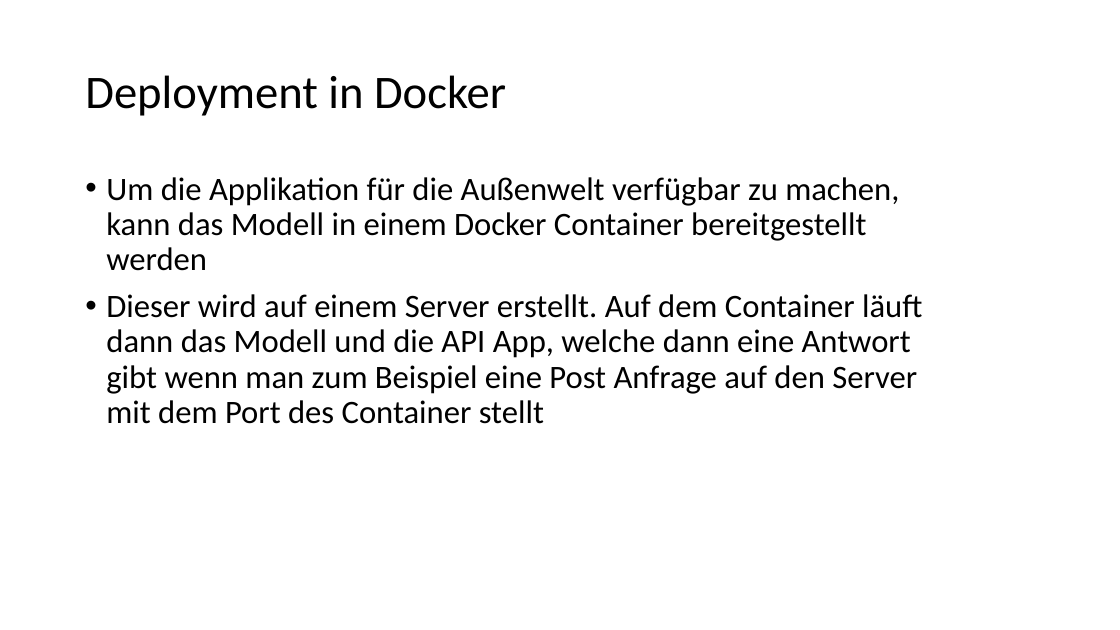
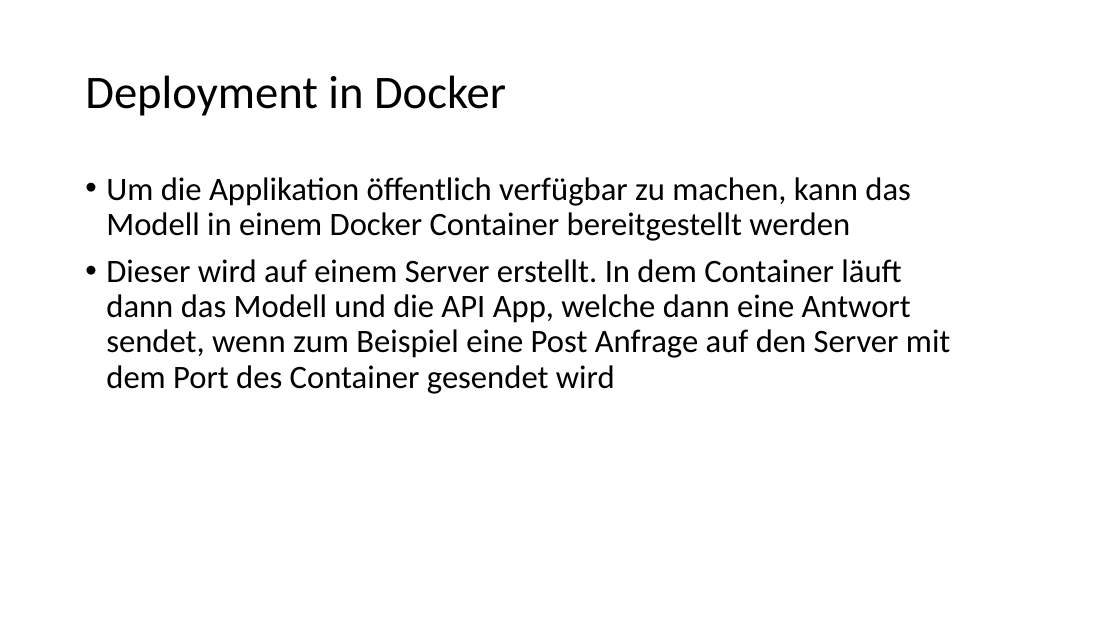
Before and after one commit to Flitschi7/big-data-management, a slide deck: slide 35 of Organisational/Dokumentation HHZ Rocket Project.pptx (slide 32 before the commit). Drawn at 1120x630 pixels with LibreOffice and Linux fonts; fonts in the diff are those of the drawing. Boxes give left, top, right and bottom in pixels: in the first picture for what was removed or moved away, otherwise in the second. Text is boxed around its words. In the diff, an @@ line names an element or a change of style, - is before the commit and + after.

```diff
--- a/Organisational/Dokumentation HHZ Rocket Project.pptx
+++ b/Organisational/Dokumentation HHZ Rocket Project.pptx
@@ text at [106, 177, 950, 394]: text changed @@
-• Um die Applikation für die Außenwelt verfügbar zu machen, kann das Modell in einem Docker Container bereitgestellt werden
-• Dieser wird auf einem Server erstellt. Auf dem Container läuft dann das Modell und die API App, welche dann eine Antwort gibt wenn man zum Beispiel eine Post Anfrage auf den Server mit dem Port des Container stellt
+• Um die Applikation öffentlich verfügbar zu machen, kann das Modell in einem Docker Container bereitgestellt werden
+• Dieser wird auf einem Server erstellt. In dem Container läuft dann das Modell und die API App, welche dann eine Antwort sendet, wenn zum Beispiel eine Post Anfrage auf den Server mit dem Port des Container gesendet wird
```
Also in this commit, not shown: 25 other slides changed, 5 slides added, 2 slides removed.
